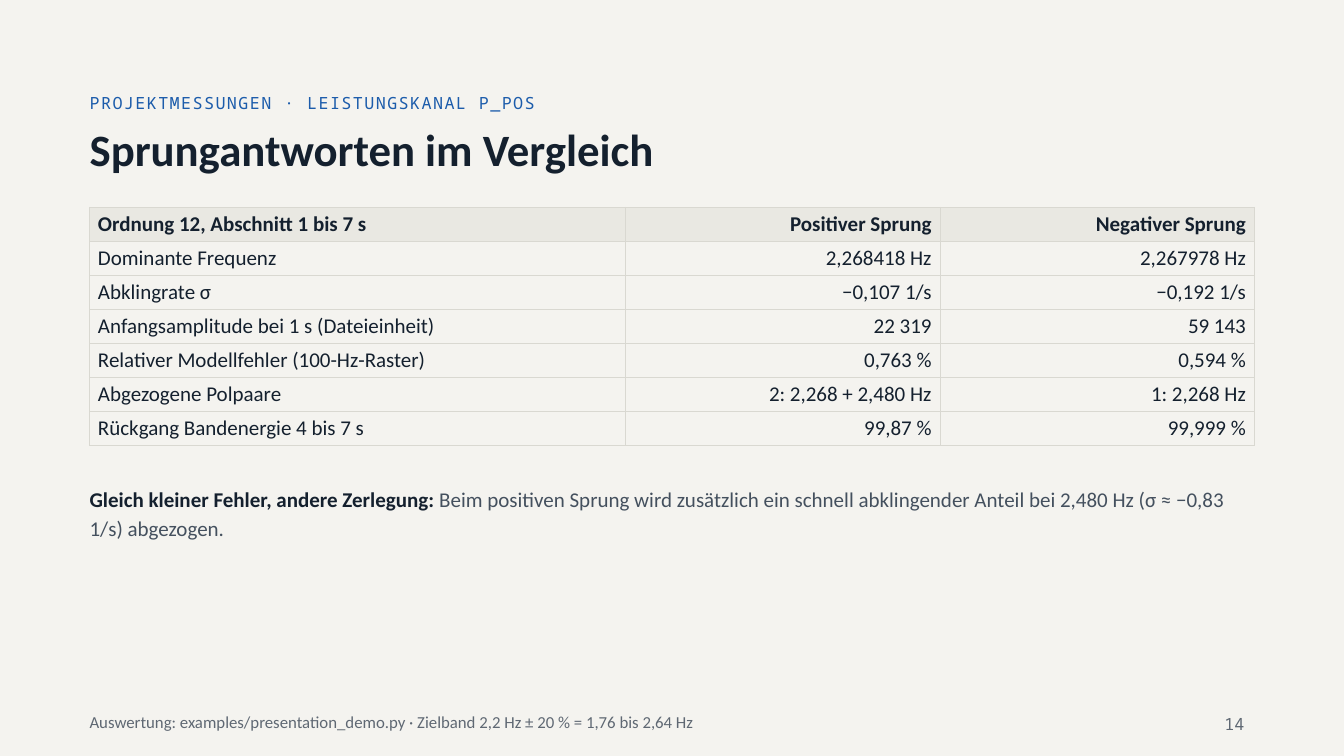
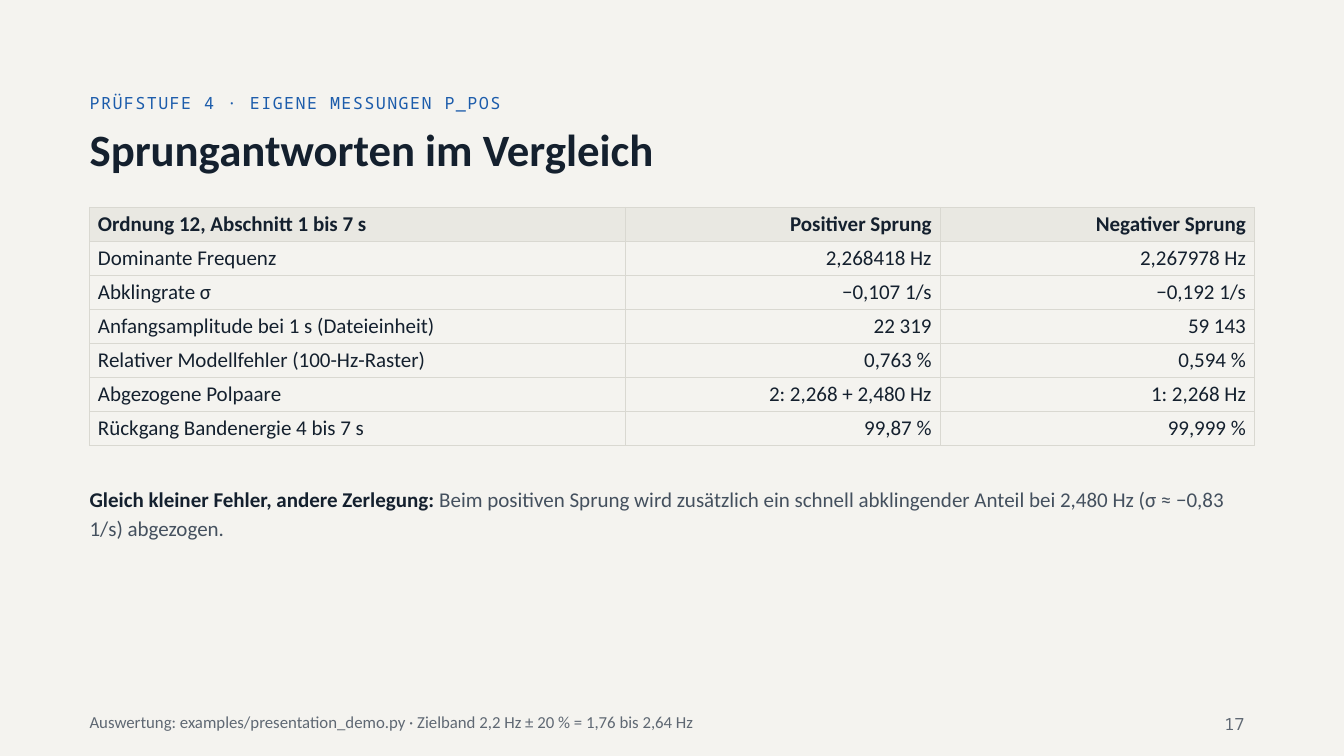
Before and after one commit to relaytoroot/prony_matrix_pencil_filter, a slide deck: slide 17 of docs/praesentation/Ergebnisse_Matrix_Pencil_Arbeitsfassung.pptx (slide 14 before the commit). Drawn at 1344x756 pixels with LibreOffice and Linux fonts; fonts in the diff are those of the drawing. Boxes give left, top, right and bottom in pixels: in the first picture for what was removed or moved away, otherwise in the second. Text is boxed around its words. In the diff, an @@ line names an element or a change of style, - is before the commit and + after.

```diff
--- a/docs/praesentation/Ergebnisse_Matrix_Pencil_Arbeitsfassung.pptx
+++ b/docs/praesentation/Ergebnisse_Matrix_Pencil_Arbeitsfassung.pptx
@@ text at (90, 93, 501, 112): text changed @@
-PROJEKTMESSUNGEN · LEISTUNGSKANAL P_POS
+PRÜFSTUFE 4 · EIGENE MESSUNGEN P_POS
@@ page number at (1224, 718, 1244, 730): text changed @@
-14
+17
```
Also in this commit, not shown: 8 other slides changed, 1 slide added, 1 slide removed, 1 other file.
